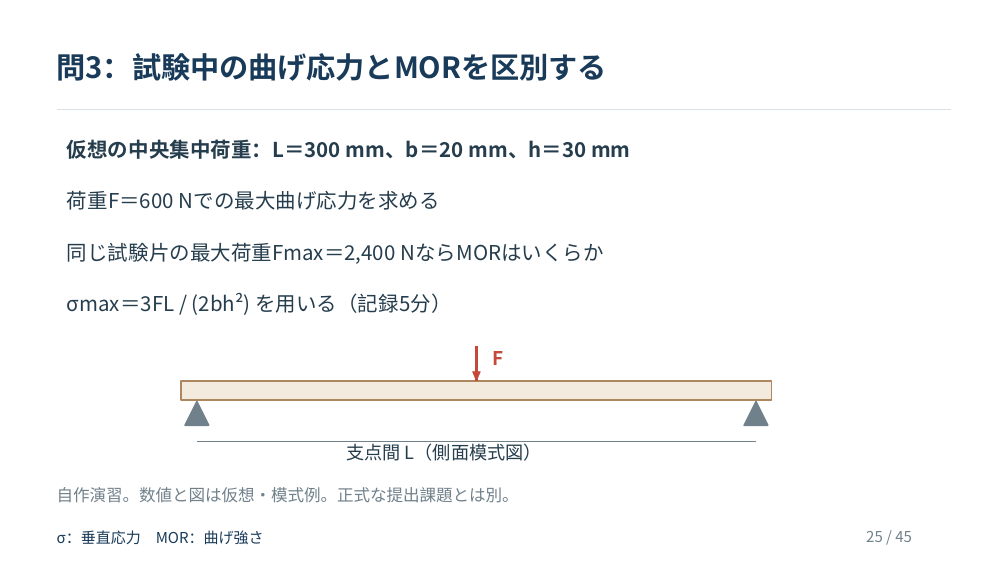
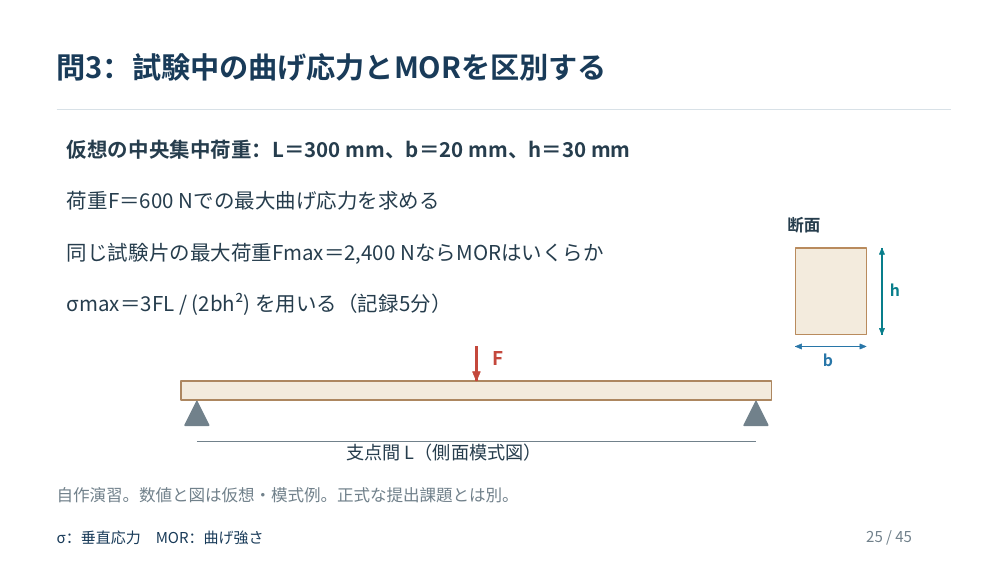
Before and after one commit to zooc-14calbp/industrial-materials-course, a slide deck: slide 25 of 学生用/第10回/10_授業スライド.pptx. Drawn at 1008x567 pixels with LibreOffice and Linux fonts; fonts in the diff are those of the drawing. Boxes give left, top, right and bottom in pixels: in the first picture for what was removed or moved away, otherwise in the second. Text is boxed around its words. In the diff, an @@ line names an element or a change of style, - is before the commit and + after.

```diff
--- a/学生用/第10回/10_授業スライド.pptx
+++ b/学生用/第10回/10_授業スライド.pptx
@@ text added at [787, 217, 820, 233], 15.8 pt, text #263D4D, bold @@
+断面
@@ rectangle added at [796, 248, 867, 335], fill #F3EBDD, outline #B98B5D 1.28 pt @@
@@ freeform shape added at [879, 248, 885, 254], fill #087E8B, outline #087E8B 0.38 pt @@
@@ freeform shape added at [882, 248, 883, 335], outline #087E8B 1.2 pt @@
@@ freeform shape added at [882, 248, 883, 335], outline #087E8B 1.2 pt @@
@@ text added at [890, 283, 900, 296], 15 pt, text #087E8B, bold @@
+h
@@ freeform shape added at [879, 328, 885, 334], fill #087E8B, outline #087E8B 0.38 pt @@
@@ freeform shape added at [796, 346, 867, 347], outline #2876A8 1.2 pt @@
@@ freeform shape added at [796, 346, 867, 347], outline #2876A8 1.2 pt @@
@@ freeform shape added at [796, 344, 802, 349], fill #2876A8, outline #2876A8 0.38 pt @@
@@ text added at [823, 353, 833, 366], 15 pt, text #2876A8, bold @@
+b
@@ freeform shape added at [861, 344, 867, 349], fill #2876A8, outline #2876A8 0.38 pt @@
```
Also in this commit, not shown: 4 other slides changed, 11 other files.
